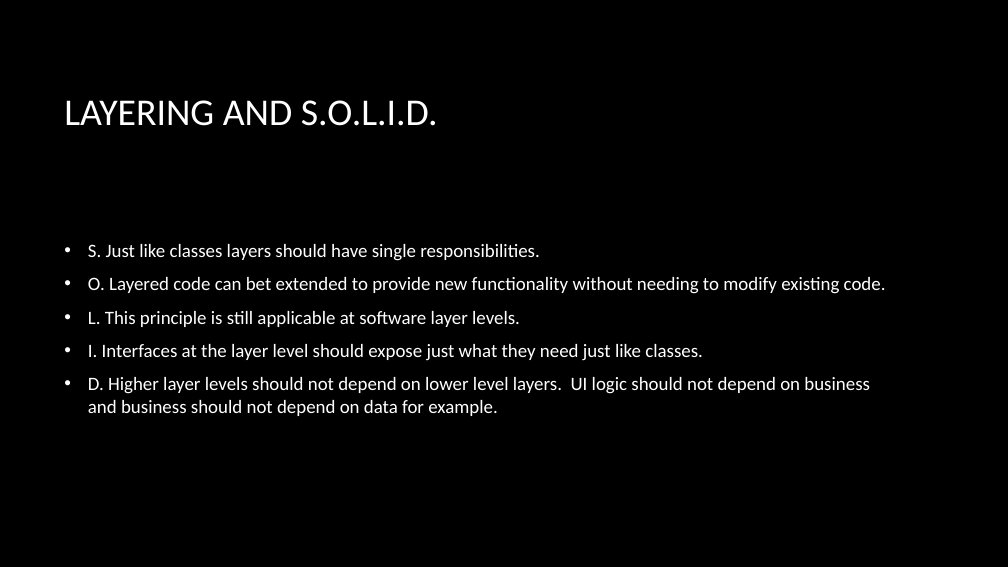
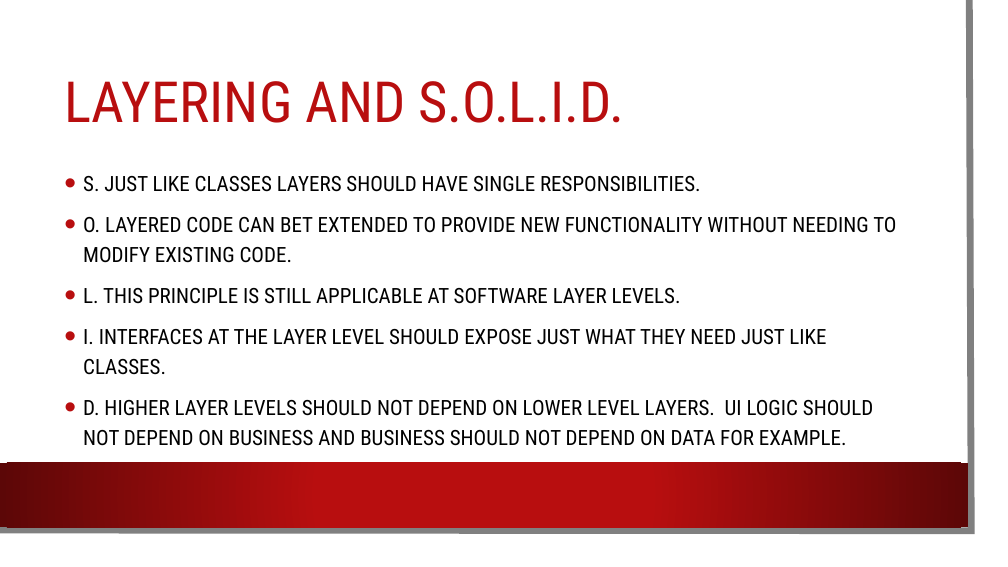
Before and after one commit to dundane/CSC360Demos, a slide deck: slide 95 of CSC360Demo/Design Patterns Slide Show.pptx (slide 92 before the commit). Drawn at 1008x567 pixels with LibreOffice and Linux fonts; fonts in the diff are those of the drawing; background and template pictures are left out. Boxes give left, top, right and bottom in pixels: in the first picture for what was removed or moved away, otherwise in the second. Text is boxed around its words. In the diff, an @@ line names an element or a change of style, - is before the commit and + after.

Commit message:
Updated files from latest class

```diff
--- a/CSC360Demo/Design Patterns Slide Show.pptx
+++ b/CSC360Demo/Design Patterns Slide Show.pptx
@@ rectangle added at (0, 0, 991, 550), fill #FFFFFF @@
@@ freeform shape added at (0, 0, 972, 531), outline #808080 6.5 pt @@
@@ title "LAYERING AND S.O.L.I.D." at (64, 81, 625, 123): size 36 to 54 pt, font Calibri to Roboto Condensed, text colour #FFFFFF to #B80E0F; line spacing 1 to 0.9 @@
@@ text at (83, 176, 896, 446): text changed; size 18 to 20 pt; font Calibri to Roboto Condensed; text colour #FFFFFF to #000000 @@
-• S. Just like classes layers should have single responsibilities.
-• O. Layered code can bet extended to provide new functionality without needing to modify existing code.
-• L. This principle is still applicable at software layer levels.
-• I. Interfaces at the layer level should expose just what they need just like classes.
-• D. Higher layer levels should not depend on lower level layers. UI logic should not depend on business and business should not depend on data for example.
+• S. JUST LIKE CLASSES LAYERS SHOULD HAVE SINGLE RESPONSIBILITIES.
+• O. LAYERED CODE CAN BET EXTENDED TO PROVIDE NEW FUNCTIONALITY WITHOUT NEEDING TO MODIFY EXISTING CODE.
+• L. THIS PRINCIPLE IS STILL APPLICABLE AT SOFTWARE LAYER LEVELS.
+• I. INTERFACES AT THE LAYER LEVEL SHOULD EXPOSE JUST WHAT THEY NEED JUST LIKE CLASSES.
+• D. HIGHER LAYER LEVELS SHOULD NOT DEPEND ON LOWER LEVEL LAYERS. UI LOGIC SHOULD NOT DEPEND ON BUSINESS AND BUSINESS SHOULD NOT DEPEND ON DATA FOR EXAMPLE.
@@ rectangle added at (0, 463, 968, 527), fill gradient #B80E0F to #5C0707 @@
```
Also in this commit, not shown: 121 other slides changed, 6 slides added, 1 slide removed, 55 other files.
